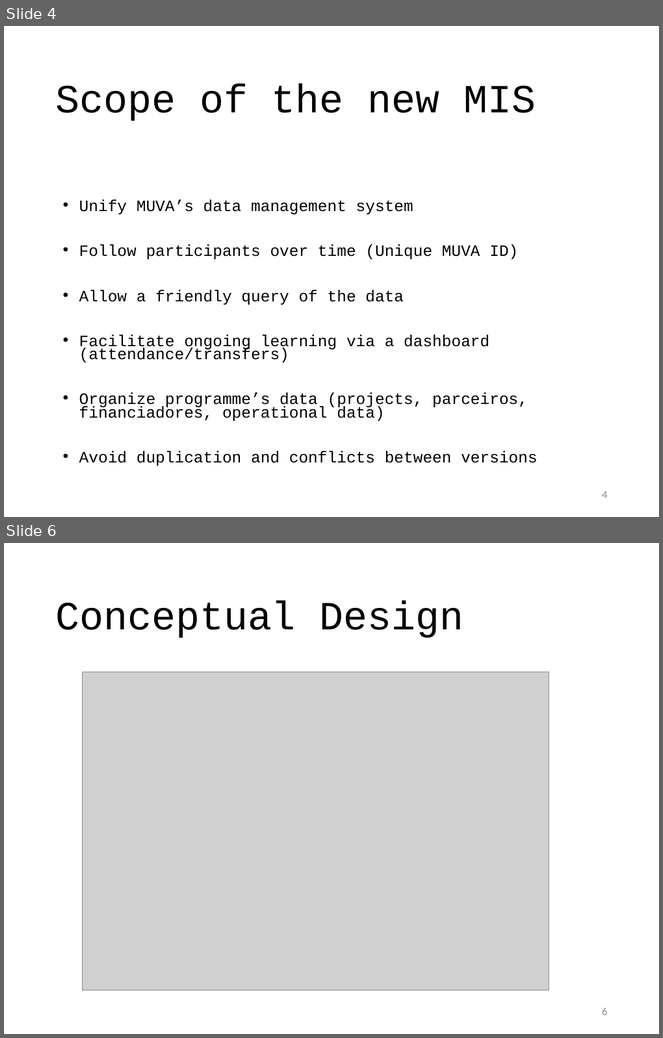
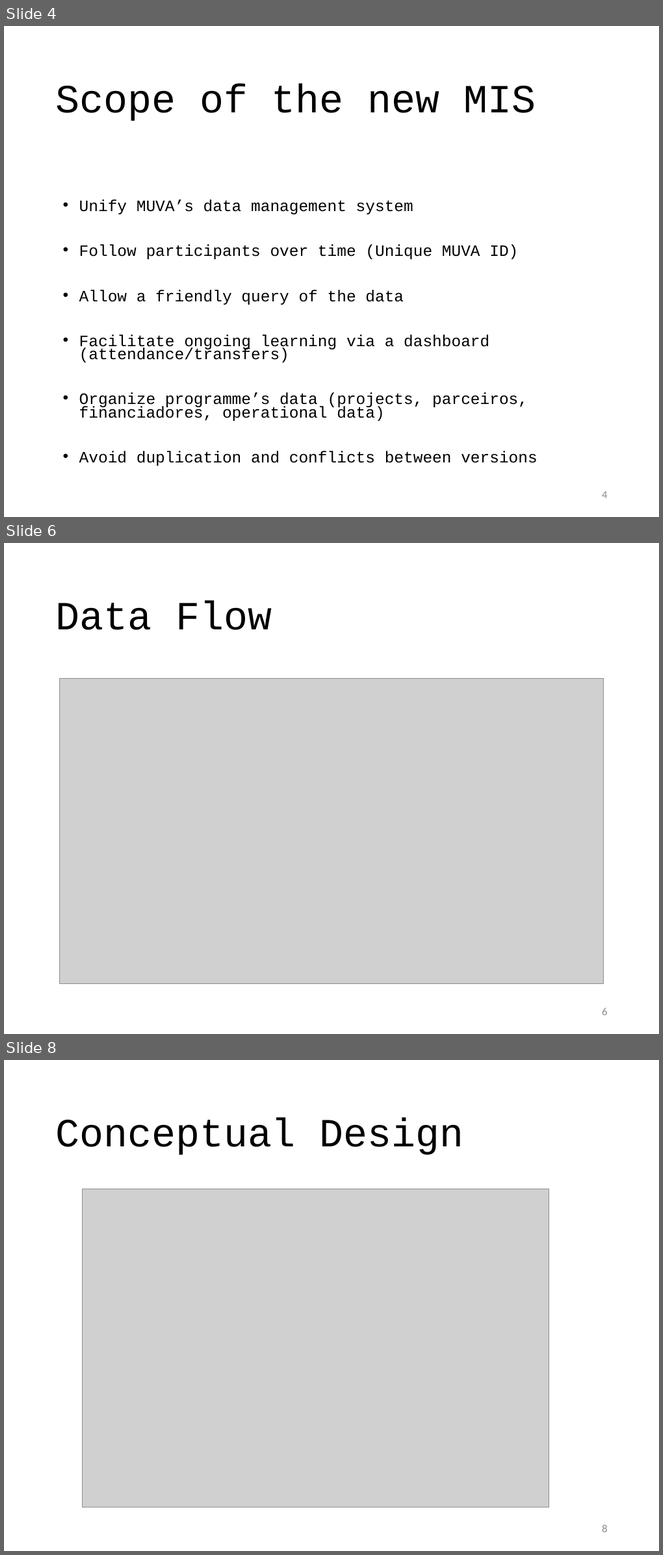
Before and after one commit to araupontones/MIS, a slide deck: concept_MIS.pptx. Shown one above the other, each under a label of ours: slides 4 and 6 before the commit, slides 4, 6 and 8 after it; the slides between them are not shown. The pictures are 663x1038 and 663x1555 pixels, drawn with LibreOffice and Linux fonts; fonts in the diff are those of the drawing; grey boxes stand for pictures; background and template pictures are left out. Boxes give left, top, right and bottom in pixels: in the first picture for what was removed or moved away, otherwise in the second. Text is boxed around its words. In the diff, an @@ line names an element or a change of style, - is before the commit and + after.

Commit message:
data flow in presentation

```diff
--- a/concept_MIS.pptx
+++ b/concept_MIS.pptx
@@ slide 6 added at [4, 543, 659, 1034], background #FFFFFF @@
@@ title added at [55, 601, 272, 630], 44 pt, text #000000 @@
+Data Flow
@@ picture added at [60, 679, 603, 984] @@
@@ page number added at [602, 1008, 607, 1016], 12 pt, text #8C8C8C @@
+6
@@ what was slide 6 is now slide 8 @@
@@ page number at [602, 1525, 607, 1533]: text changed @@
-6
+8
```
Also in this commit, not shown: 3 slides changed, 1 other slide added.
